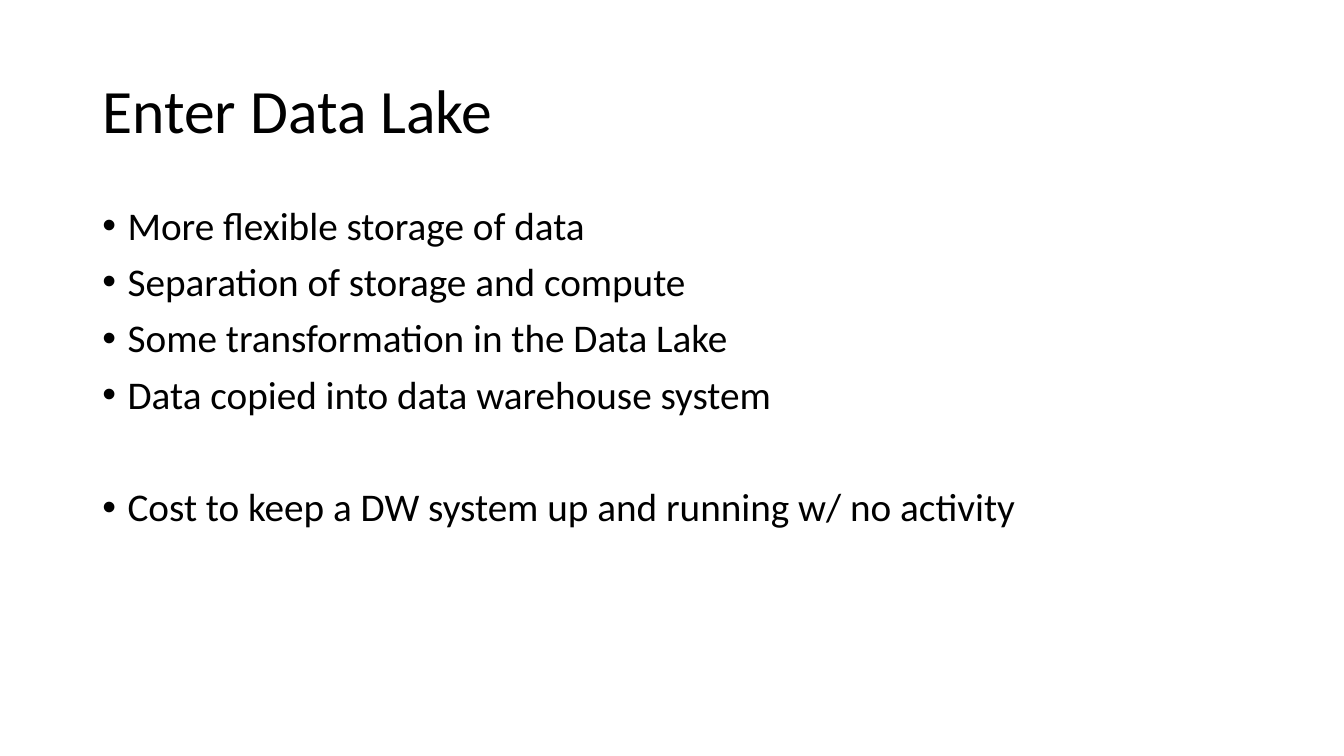
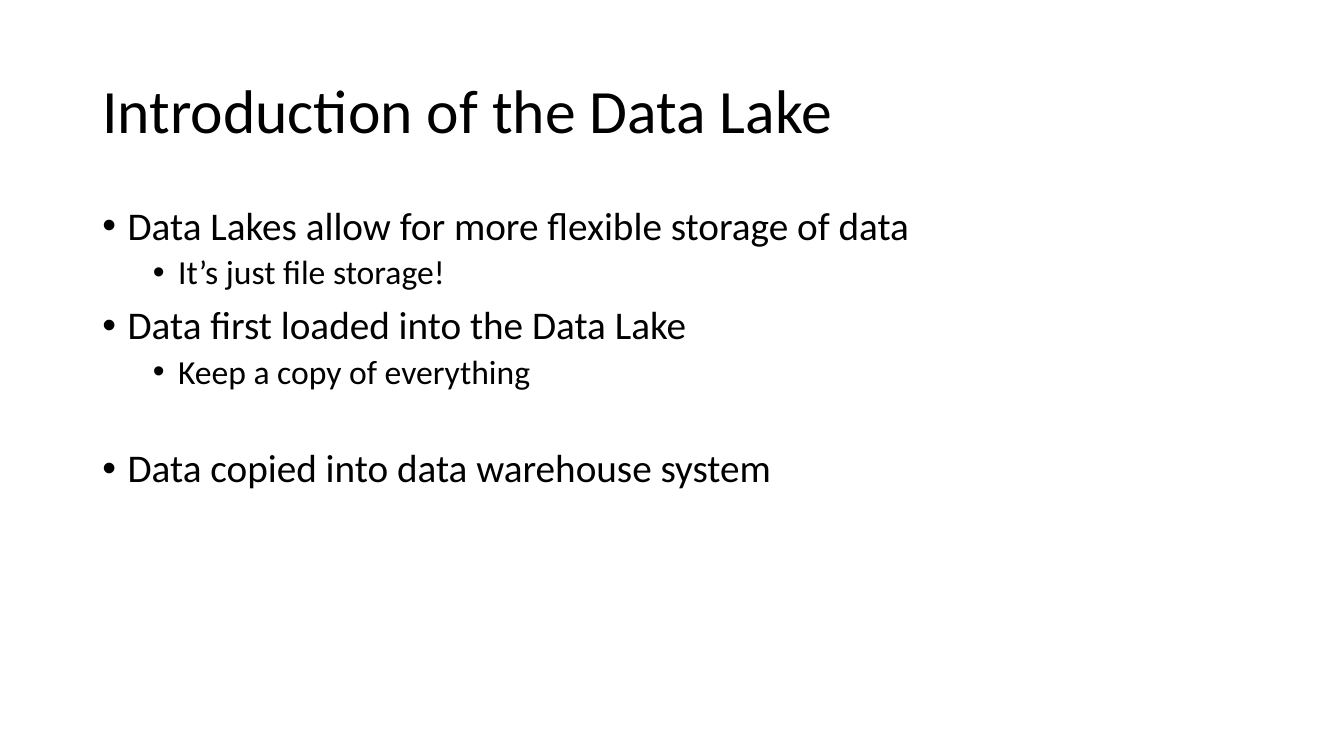
Before and after one commit to shswindell42/Presentations, a slide deck: slide 5 of Building a Data Lakehouse/Building a Data Lakehouse.pptx (slide 3 before the commit). Drawn at 1344x756 pixels with LibreOffice and Linux fonts; fonts in the diff are those of the drawing. Boxes give left, top, right and bottom in pixels: in the first picture for what was removed or moved away, otherwise in the second. Text is boxed around its words. In the diff, an @@ line names an element or a change of style, - is before the commit and + after.

Commit message:
Added slides

```diff
--- a/Building a Data Lakehouse/Building a Data Lakehouse.pptx
+++ b/Building a Data Lakehouse/Building a Data Lakehouse.pptx
@@ title at bbox=[102, 90, 832, 134]: text changed @@
-Enter Data Lake
+Introduction of the Data Lake
@@ text at bbox=[128, 212, 909, 390]: text changed @@
-• More flexible storage of data
-• Separation of storage and compute
-• Some transformation in the Data Lake
+• Data Lakes allow for more flexible storage of data
+  • It’s just file storage!
+• Data first loaded into the Data Lake
+  • Keep a copy of everything
@@ text at bbox=[128, 493, 1015, 528]: paragraph removed @@
-• Cost to keep a DW system up and running w/ no activity
```
Also in this commit, not shown: 4 other slides changed, 7 slides added.
